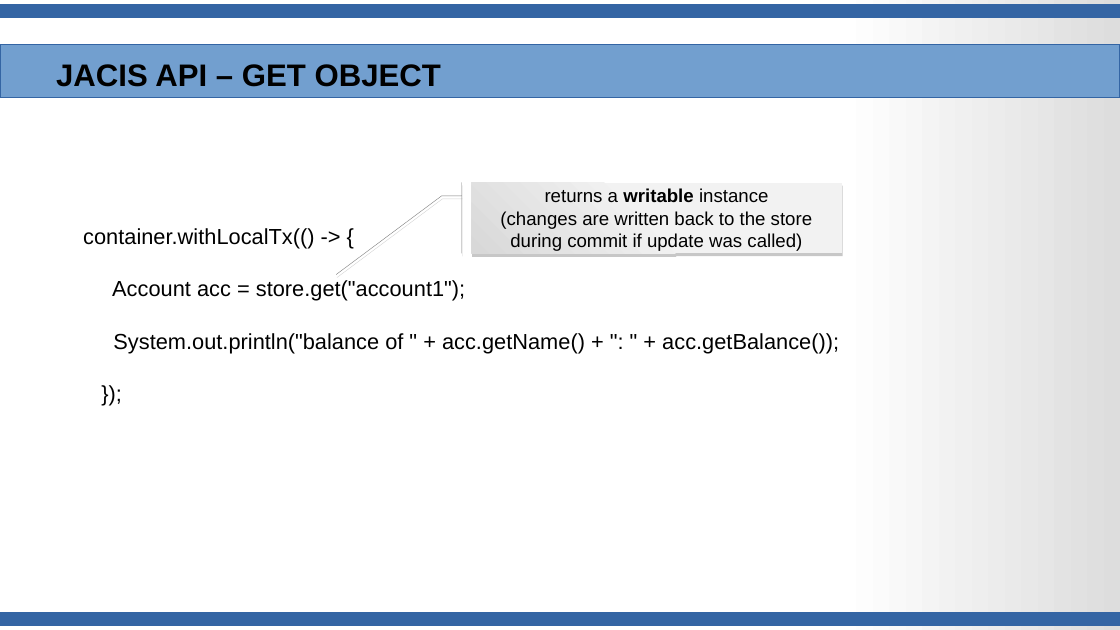
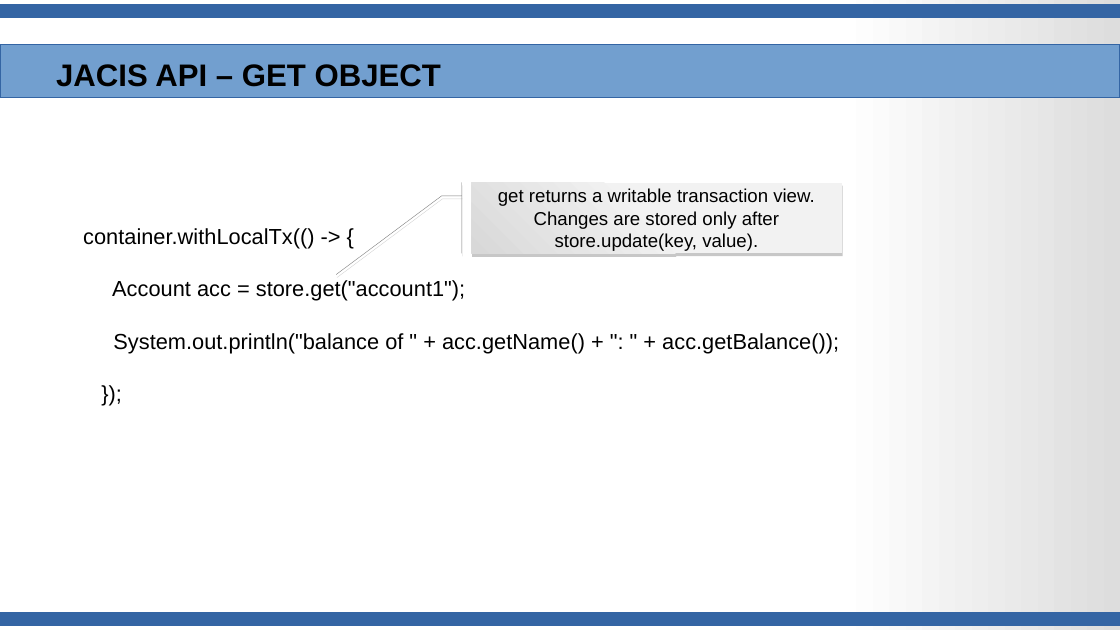
Before and after one commit to JanWiemer/jacis, a slide deck: slide 39 of doc/JACIS-Presentation.odp. Drawn at 1120x630 pixels with LibreOffice and Linux fonts; fonts in the diff are those of the drawing. Boxes give left, top, right and bottom in pixels: in the first picture for what was removed or moved away, otherwise in the second. Text is boxed around its words. In the diff, an @@ line names an element or a change of style, - is before the commit and + after.

```diff
--- a/doc/JACIS-Presentation.odp
+++ b/doc/JACIS-Presentation.odp
@@ text in accent callout at <box>498,188,814,251</box>: text changed @@
-returns a writable instance
-(changes are written back to the store during commit if update was called)
+get returns a writable transaction view.
+Changes are stored only after store.update(key, value).
```
Also in this commit, not shown: 20 other slides changed, 1 other file.
